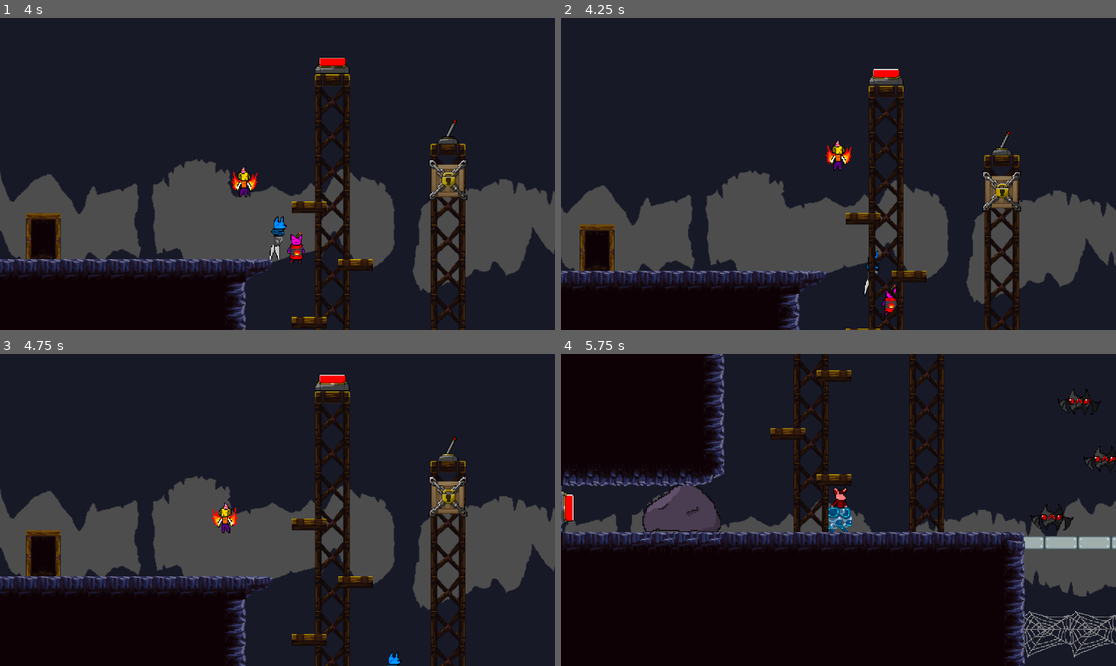
Above: before the commit, frames 1-4 (two rows, left to right).
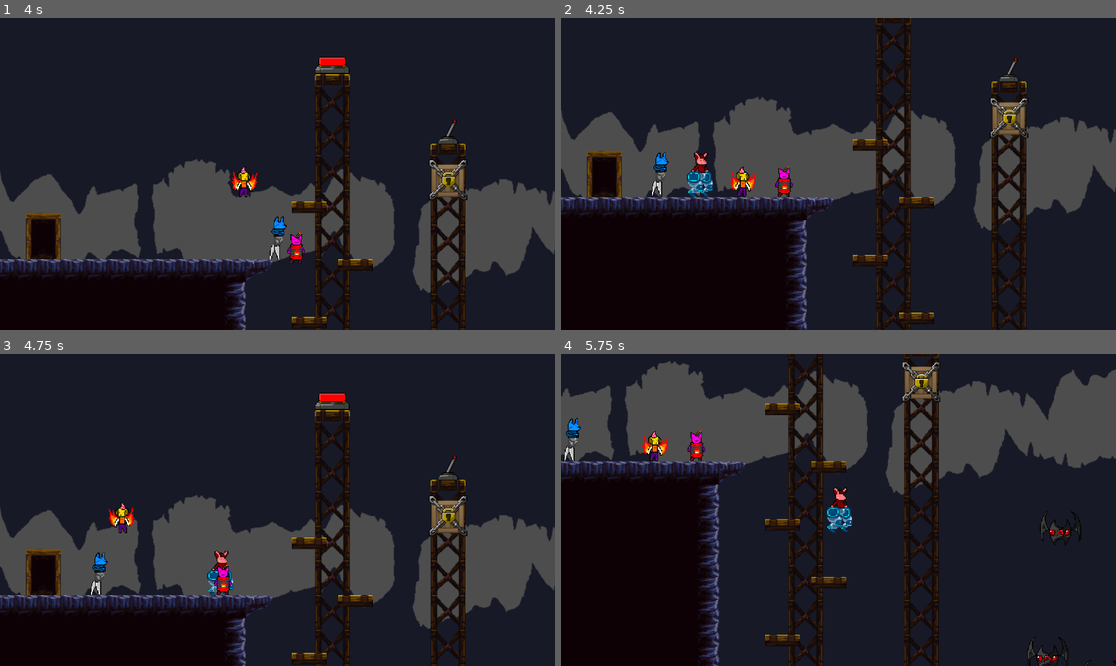
Above: after the commit, the same moments.

Repository: GSF417/partys-revival-game
Game: Godot game, scene res://levels/level3.tscn
Two runs of this game, one before a commit and one after it. Both use one fixed random seed, a clock stepped at 60 frames per second and the inputs below. The project has no main scene, so this scene is started directly.
Inputs:
- Up to frame 1 (4 s): tap Enter at 0.5 s; hold D (MoveRight) 0.53-2.03 s; tap Z (ExecuteAction) at 0.6 s; tap W (MoveUp) at 0.77, 1.52, 3.02, 3.77 s; tap 1 (SwitchFirst) at 1.35 s; hold A (MoveLeft) 2.03-2.78 s; hold 4 (SwitchFourth) 2.03-2.78 s; hold D (MoveRight) from 2.78 s (still down); tap 2 (SwitchSecond) at 2.85 s; hold 3 (SwitchThird) from 3.53 s (still down)
- Up to frame 2 (4.25 s): keep holding D (MoveRight); keep holding 3 (SwitchThird); tap R (Restart, bound only after the commit) at 4.15 s
- Up to frame 3 (4.75 s): release D (MoveRight) at 4.28 s; release 3 (SwitchThird) at 4.28 s; hold A (MoveLeft) from 4.28 s (still down); tap Z (ExecuteAction) at 4.35 s; tap W (MoveUp) at 4.52 s
- Up to frame 4 (5.75 s): release A (MoveLeft) at 5.03 s; hold D (MoveRight) from 5.03 s (still down); hold 1 (SwitchFirst) from 5.03 s (still down)

Frame 1 is identical in both runs. In frame 2, 47% of the frame differs, in the area x 0-100%, y 0-100%; in frame 3, 19%; in frame 4, 61%.

Commit message:
Basic stage reset implemented

Diff:
--- a/project.godot
+++ b/project.godot
@@ -78,6 +78,11 @@
 "events": [Object(InputEventKey,"resource_local_to_scene":false,"resource_name":"","device":-1,"window_id":0,"alt_press …(191 unchanged characters)…
 ]
 }
+Restart={
+"deadzone": 0.5,
+"events": [Object(InputEventKey,"resource_local_to_scene":false,"resource_name":"","device":-1,"window_id":0,"alt_pressed":false,"shift_pressed":false,"ctrl_pressed":false,"meta_pressed":false,"pressed":false,"keycode":0,"physical_keycode":82,"key_label":0,"unicode":114,"location":0,"echo":false,"script":null)
+]
+}
 
 [rendering]
 
--- a/scripts/heroes_controller.gd
+++ b/scripts/heroes_controller.gd
@@ -16,6 +16,7 @@
 		candidate = players[i]
 		if (candidate != null):
 			return i
+	end_game()
 	return -1
 
 func switch_hero(switch_to: int):
@@ -38,6 +39,8 @@
 		switch_hero(selected_hero)
 	if players[selected_hero] != null:
 		players[selected_hero].checkForActions()
+	if Input.is_action_just_pressed("Restart"):
+		end_game()
 	if Input.is_action_pressed("SwitchFirst"):
 		switch_hero(0)
 	if Input.is_action_pressed("SwitchSecond"):
